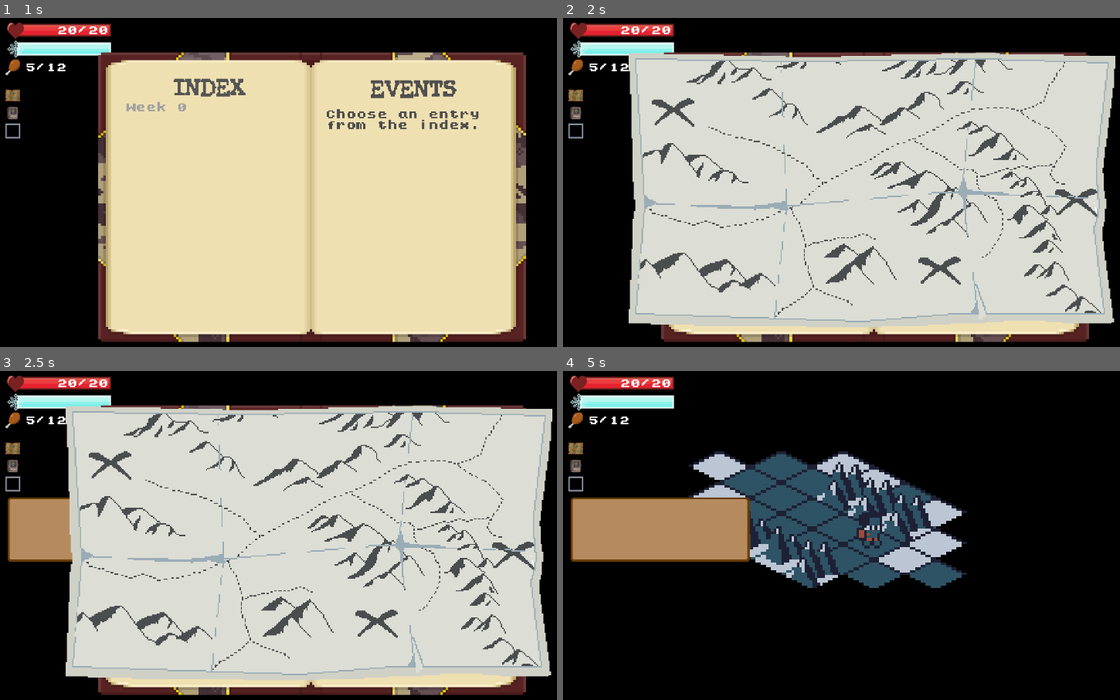
Above: before the commit, frames 1-4 (two rows, left to right).
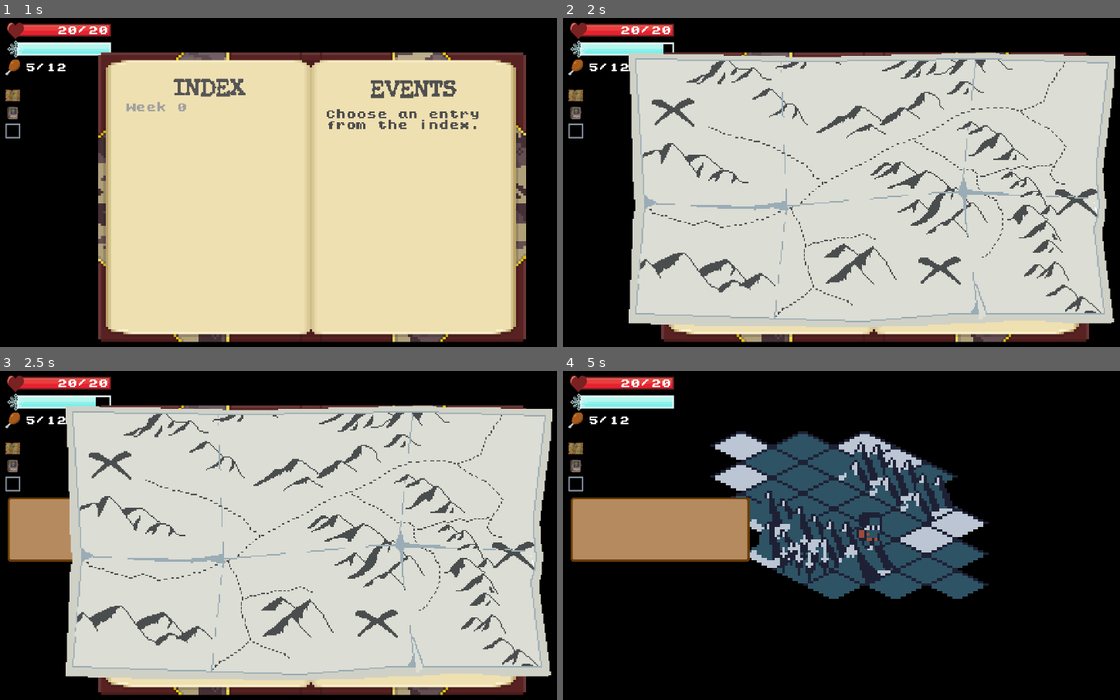
Above: after the commit, the same moments.

Repository: ZeeHatcher/project-forgotten
Game: Godot game, scene res://scenes/main/main.tscn
Same seed, same stepped clock (60 frames per second), same inputs: the game is played once before the commit and once after it. This scene is started directly instead of the project's main scene.
Inputs (mouse positions are in pixels of both pictures, inside the frame that each line leads up to):
- Up to frame 1 (1 s): click (11, 113) at 0.5 s
- Up to frame 2 (2 s): click (574, 93) at 1.25 s
- Up to frame 3 (2.5 s): click (11, 482) at 2 s
- Up to frame 4 (5 s): tap Enter at 2.75, 4.25 s; move the mouse to (1008, 525) at 2.77 s; hold D (move_right) 2.78-3.53 s; hold Tab (journal) 2.78-3.53 s; click (1008, 525) at 2.92 s; tap Space at 3.5 s; move the mouse to (746, 561) at 3.52 s; hold S (move_down) 3.53-4.28 s; tap Tab (journal) at 3.6 s; move the mouse to (936, 466) at 4.27 s; hold D (move_right) from 4.28 s (still down); hold Tab (journal) from 4.28 s (still down)

Frame 1 is identical in both runs. In frame 2, less than 0.1% of the frame differs, in the area x 18-20%, y 7-12%; in frame 3, less than 0.1%; in frame 4, 12%, in the area x 22-77%, y 18-70%.

Commit message:
fix journal bug

Diff:
--- a/ui/journal/journal.gd
+++ b/ui/journal/journal.gd
@@ -25,7 +25,6 @@
 
 func show() -> void:
 	visible = !visible
-	get_tree().paused = visible
 	_load_button.visible = false
 	_content_text.text = unselected_text
 	_content_text.bbcode_text = unselected_text
